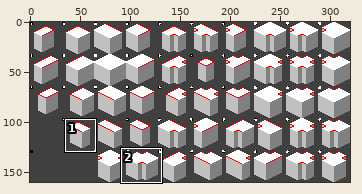
A pixel-art file gets an edit: tilesets/templates/full_templates/f_transparent_template.aseprite. Above, an overview of the earlier version with the close-up marked.
Close-up. First the earlier version:
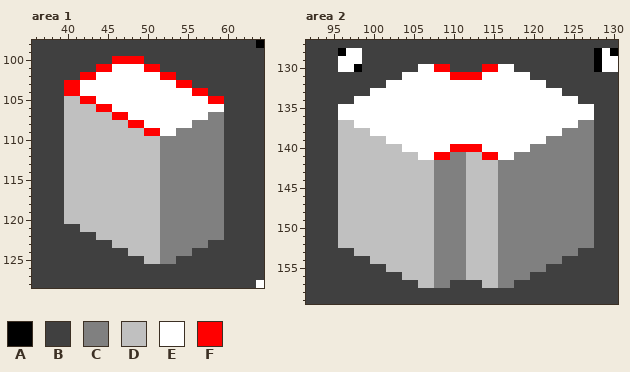
320x160 pixels, 1 frame. Shown: area 1: x 36..64, y 98..128; area 2: x 92..130, y 127..159. The commit also changed other parts of the picture, which this record leaves out.
Palette (. is transparent): A #000000  B #404040  C #808080  D #c0c0c0  E #ffffff  F #ff0000
And afterwards:
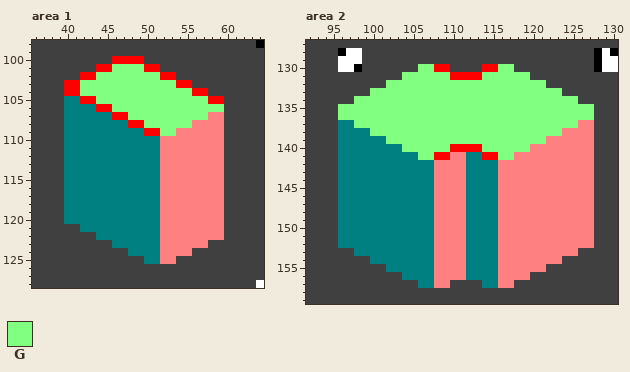
Colours new in this view: G #80ff80
The exact change:
layer "Normals" added
@@ palette @@
-C #808080
+C #ff8080
-D #c0c0c0
+D #008080
--- area 1, layer "Normals"
@@ x 36..64 @@
 100 BBBBBBBBBBFFFFBBBBBBBBBBBBBBB
-101 BBBBBBBBFFEEEEFFBBBBBBBBBBBBB
-102 BBBBBBFFEEEEEEEEFFBBBBBBBBBBB
-103 BBBBFFEEEEEEEEEEEEFFBBBBBBBBB
-104 BBBBFFEEEEEEEEEEEEEEFFBBBBBBB
-105 BBBBDDFFEEEEEEEEEEEEEEFFBBBBB
-106 BBBBDDDDFFEEEEEEEEEEEEEEBBBBB
-107 BBBBDDDDDDFFEEEEEEEEEECCBBBBB
-108 BBBBDDDDDDDDFFEEEEEECCCCBBBBB
-109 BBBBDDDDDDDDDDFFEECCCCCCBBBBB
+101 BBBBBBBBFFGGGGFFBBBBBBBBBBBBB
+102 BBBBBBFFGGGGGGGGFFBBBBBBBBBBB
+103 BBBBFFGGGGGGGGGGGGFFBBBBBBBBB
+104 BBBBFFGGGGGGGGGGGGGGFFBBBBBBB
+105 BBBBDDFFGGGGGGGGGGGGGGFFBBBBB
+106 BBBBDDDDFFGGGGGGGGGGGGGGBBBBB
+107 BBBBDDDDDDFFGGGGGGGGGGCCBBBBB
+108 BBBBDDDDDDDDFFGGGGGGCCCCBBBBB
+109 BBBBDDDDDDDDDDFFGGCCCCCCBBBBB
 110 BBBBDDDDDDDDDDDDCCCCCCCCBBBBB
--- area 2, layer "Normals"
@@ x 92..130 @@
 129 BBBBEEEBBBBBBBBBBBBBBBBBBBBBBBBBBBBBAEE
-130 BBBBEEABBBBBBBEEFFBBBBFFEEBBBBBBBBBBAEE
-131 BBBBBBBBBBBBEEEEEEFFFFEEEEEEBBBBBBBBBBB
-132 BBBBBBBBBBEEEEEEEEEEEEEEEEEEEEBBBBBBBBB
-133 BBBBBBBBEEEEEEEEEEEEEEEEEEEEEEEEBBBBBBB
-134 BBBBBBEEEEEEEEEEEEEEEEEEEEEEEEEEEEBBBBB
-135 BBBBEEEEEEEEEEEEEEEEEEEEEEEEEEEEEEEEBBB
-136 BBBBEEEEEEEEEEEEEEEEEEEEEEEEEEEEEEEEBBB
-137 BBBBDDEEEEEEEEEEEEEEEEEEEEEEEEEEEECCBBB
-138 BBBBDDDDEEEEEEEEEEEEEEEEEEEEEEEECCCCBBB
-139 BBBBDDDDDDEEEEEEEEEEEEEEEEEEEECCCCCCBBB
-140 BBBBDDDDDDDDEEEEEEFFFFEEEEEECCCCCCCCBBB
-141 BBBBDDDDDDDDDDEEFFCCDDFFEECCCCCCCCCCBBB
+130 BBBBEEABBBBBBBGGFFBBBBFFGGBBBBBBBBBBAEE
+131 BBBBBBBBBBBBGGGGGGFFFFGGGGGGBBBBBBBBBBB
+132 BBBBBBBBBBGGGGGGGGGGGGGGGGGGGGBBBBBBBBB
+133 BBBBBBBBGGGGGGGGGGGGGGGGGGGGGGGGBBBBBBB
+134 BBBBBBGGGGGGGGGGGGGGGGGGGGGGGGGGGGBBBBB
+135 BBBBGGGGGGGGGGGGGGGGGGGGGGGGGGGGGGGGBBB
+136 BBBBGGGGGGGGGGGGGGGGGGGGGGGGGGGGGGGGBBB
+137 BBBBDDGGGGGGGGGGGGGGGGGGGGGGGGGGGGCCBBB
+138 BBBBDDDDGGGGGGGGGGGGGGGGGGGGGGGGCCCCBBB
+139 BBBBDDDDDDGGGGGGGGGGGGGGGGGGGGCCCCCCBBB
+140 BBBBDDDDDDDDGGGGGGFFFFGGGGGGCCCCCCCCBBB
+141 BBBBDDDDDDDDDDGGFFCCDDFFGGCCCCCCCCCCBBB
 142 BBBBDDDDDDDDDDDDCCCCDDDDCCCCCCCCCCCCBBB
